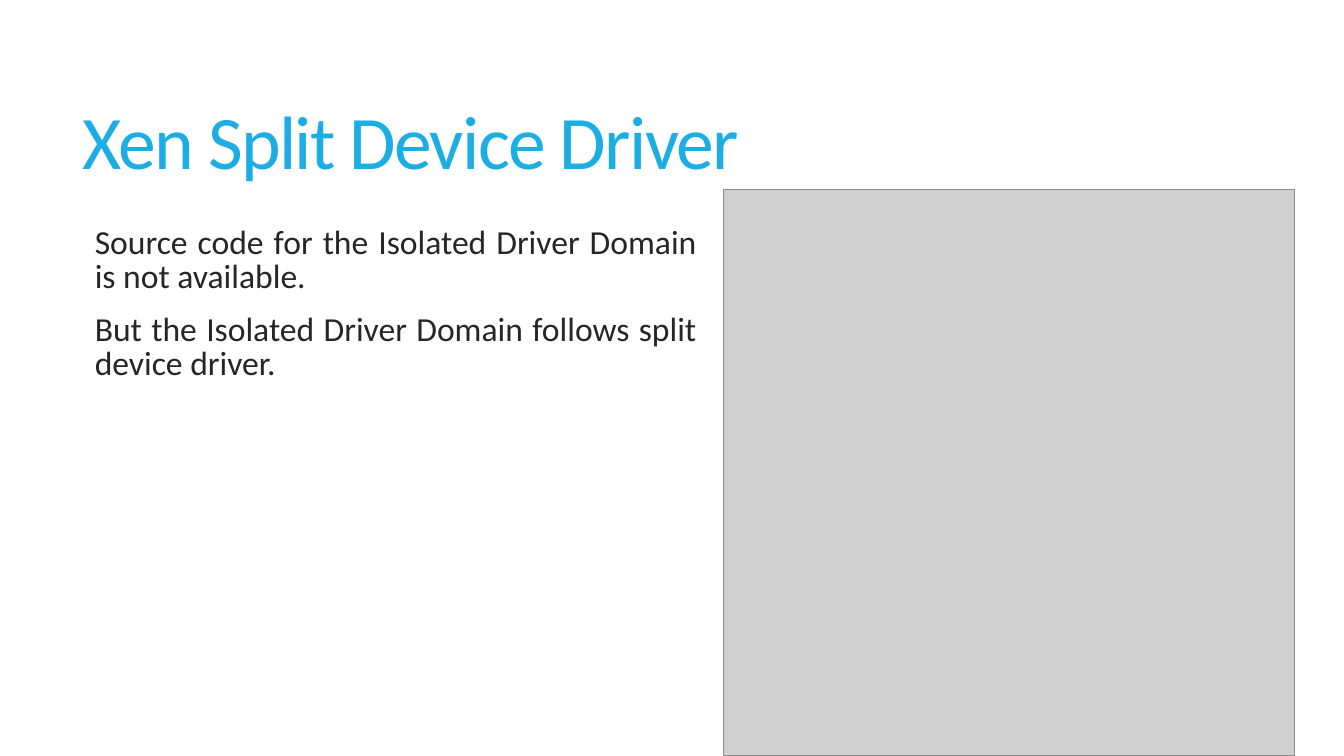
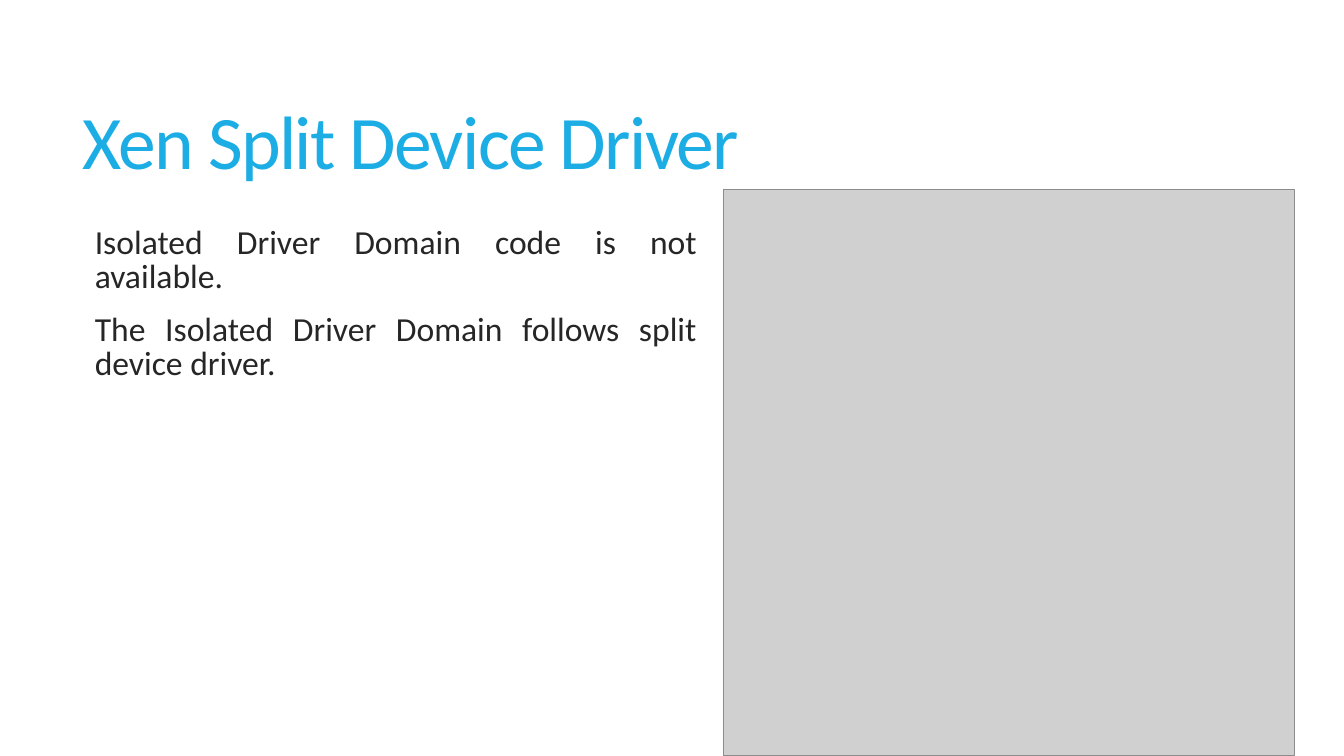
Before and after one commit to sushirol/Isolated-Driver-Domain, a slide deck: slide 7 of doc/presentation/IDDR.pptx. Drawn at 1344x756 pixels with LibreOffice and Linux fonts; fonts in the diff are those of the drawing; grey boxes stand for pictures. Boxes give left, top, right and bottom in pixels: in the first picture for what was removed or moved away, otherwise in the second. Text is boxed around its words. In the diff, an @@ line names an element or a change of style, - is before the commit and + after.

```diff
--- a/doc/presentation/IDDR.pptx
+++ b/doc/presentation/IDDR.pptx
@@ text at bbox=[95, 230, 697, 376]: text changed @@
-  Source code for the Isolated Driver Domain is not available.
-  But the Isolated Driver Domain follows split device driver.
+  Isolated Driver Domain code is not available.
+  The Isolated Driver Domain follows split device driver.
```
Also in this commit, not shown: 9 other slides changed, 5 slides added.
